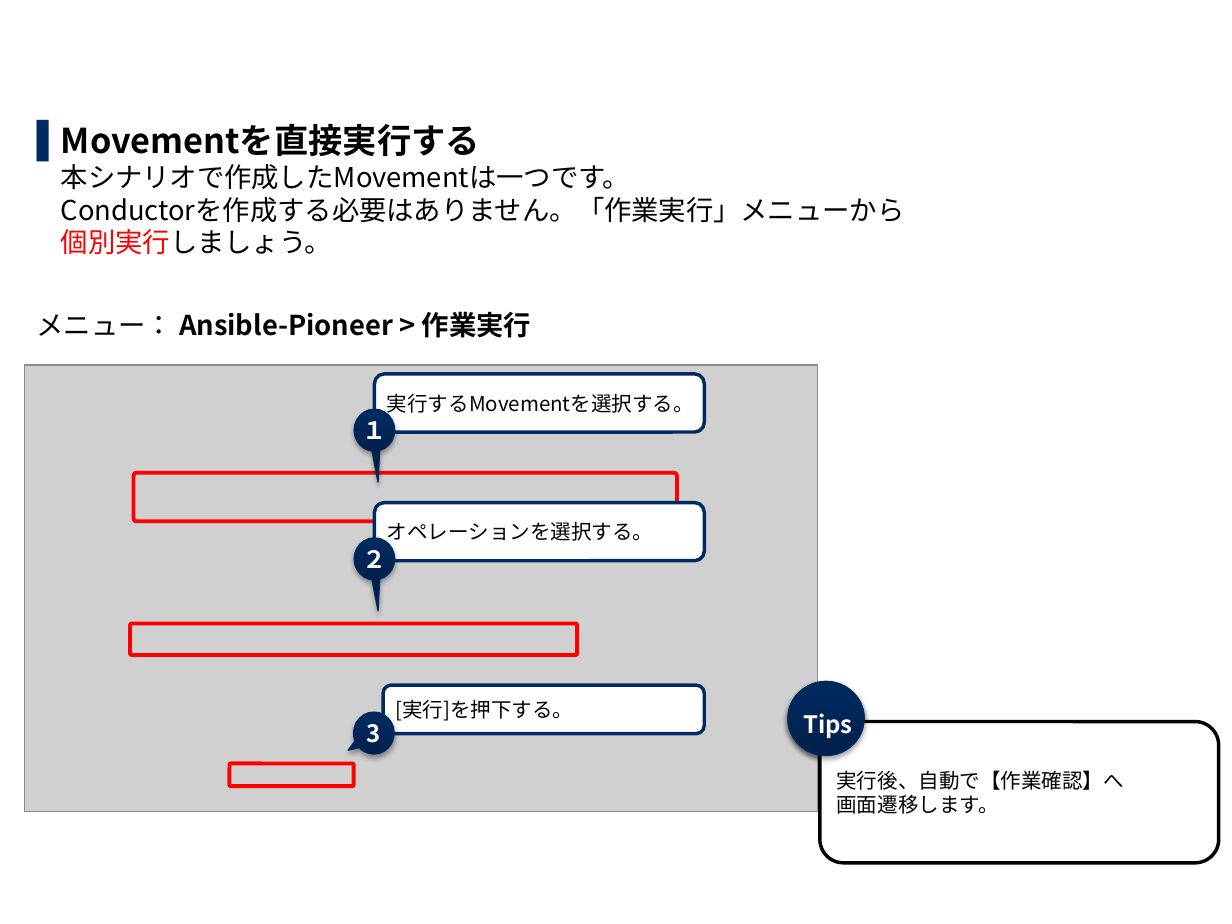
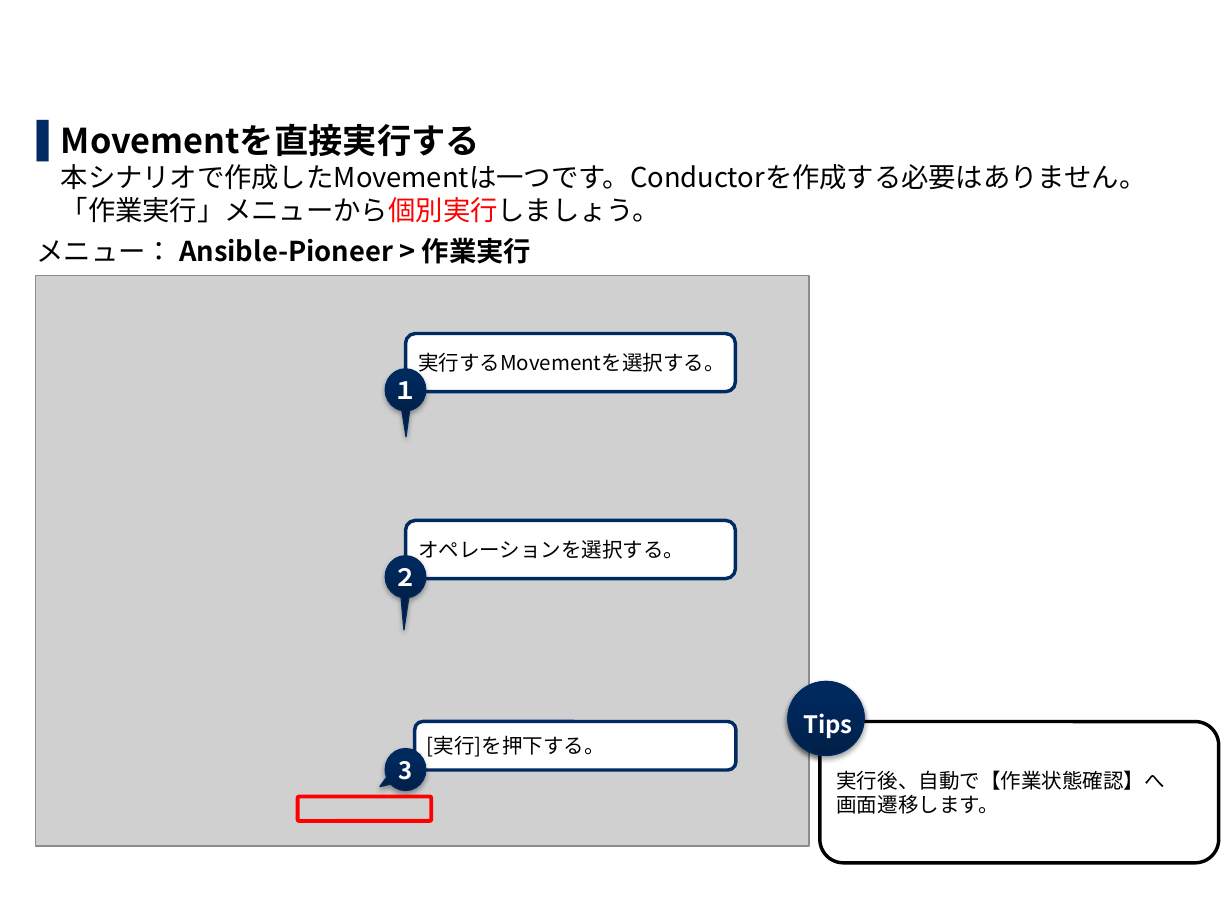
Before and after one commit to exastro-suite/it-automation-docs, a slide deck: slide 61 of asset/Learn_ja/ITA-Ansible-Driver_ja_practice.pptx. Drawn at 1232x924 pixels with LibreOffice and Linux fonts; fonts in the diff are those of the drawing; grey boxes stand for pictures; background and template pictures are left out. Boxes give left, top, right and bottom in pixels: in the first picture for what was removed or moved away, otherwise in the second. Text is boxed around its words. In the diff, an @@ line names an element or a change of style, - is before the commit and + after.

```diff
--- a/asset/Learn_ja/ITA-Ansible-Driver_ja_practice.pptx
+++ b/asset/Learn_ja/ITA-Ansible-Driver_ja_practice.pptx
@@ text at (61, 123, 1147, 223): spaces changed @@
-▌ Movementを直接実行する
-  本シナリオで作成したMovementは一つです。
-  Conductorを作成する必要はありません。「作業実行」メニューから
-  個別実行しましょう。
+▌ Movementを直接実行する
+  本シナリオで作成したMovementは一つです。Conductorを作成する必要はありません。「作業実行」メニューから個別実行しましょう。
@@ picture: place and size @@
-picture at (25, 365, 818, 811)
+picture at (36, 276, 809, 846)
@@ rounded rectangle "実行するMovementを選択する。": place and size @@
-rounded rectangle "実行するMovementを選択する。" at (375, 373, 705, 431)
+rounded rectangle "実行するMovementを選択する。" at (405, 334, 736, 392)
@@ speech bubble "１" at (386, 368, 426, 410): proportions changed @@
@@ speech bubble "１": place and size @@
-speech bubble "１" at (354, 409, 394, 451)
+speech bubble "１" at (386, 368, 426, 410)
@@ rounded rectangle removed at (133, 473, 676, 521) @@
@@ rounded rectangle "オペレーションを選択する。": place and size @@
-rounded rectangle "オペレーションを選択する。" at (375, 503, 705, 561)
+rounded rectangle "オペレーションを選択する。" at (405, 520, 736, 578)
@@ speech bubble "２": place and size @@
-speech bubble "２" at (354, 538, 394, 580)
+speech bubble "２" at (386, 556, 426, 598)
@@ speech bubble "２" at (386, 556, 426, 598): proportions changed @@
@@ rounded rectangle removed at (131, 623, 578, 655) @@
@@ speech bubble "3": place and size @@
-speech bubble "3" at (354, 712, 394, 754)
+speech bubble "3" at (386, 749, 426, 791)
@@ rounded rectangle "[実行]を押下する。": place and size @@
-rounded rectangle "[実行]を押下する。" at (383, 685, 705, 733)
+rounded rectangle "[実行]を押下する。" at (415, 722, 737, 770)
@@ text in rounded rectangle at (836, 770, 1164, 814): text changed @@
-実行後、自動で【作業確認】へ
-画面遷移します。
+実行後、自動で【作業状態確認】へ
+画面遷移します。
@@ rounded rectangle: place and size @@
-rounded rectangle at (229, 764, 354, 786)
+rounded rectangle at (298, 797, 431, 822)
```
Also in this commit, not shown: 55 other slides changed, 4 slides added, 4 slides removed, 1 other file.
